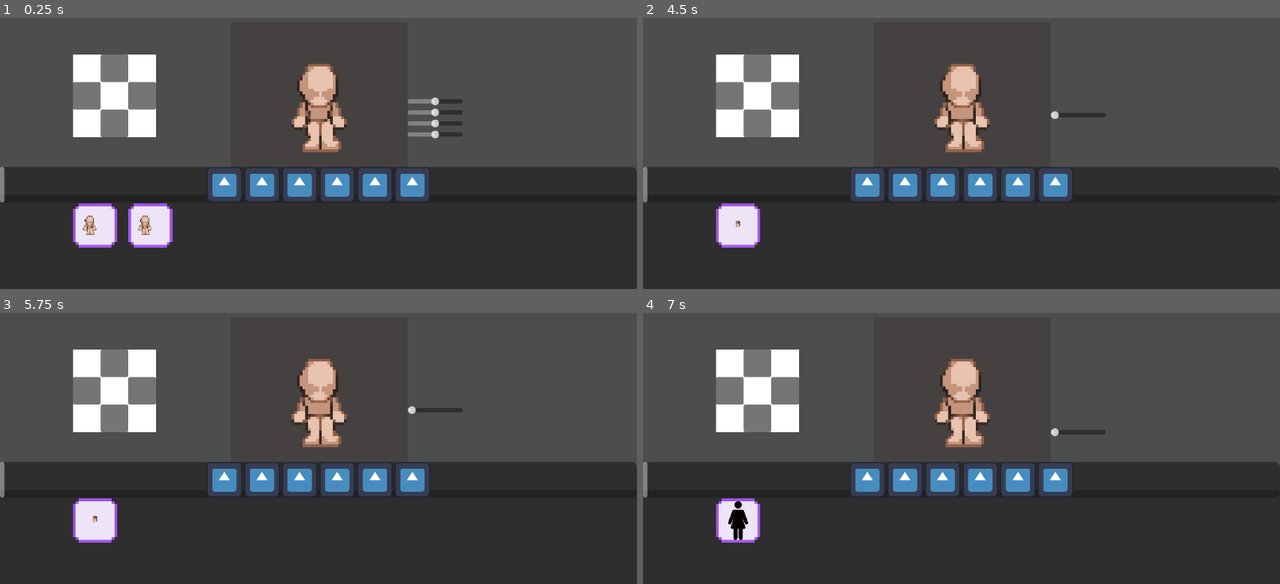
Above: before the commit, frames 1-4 (two rows, left to right).
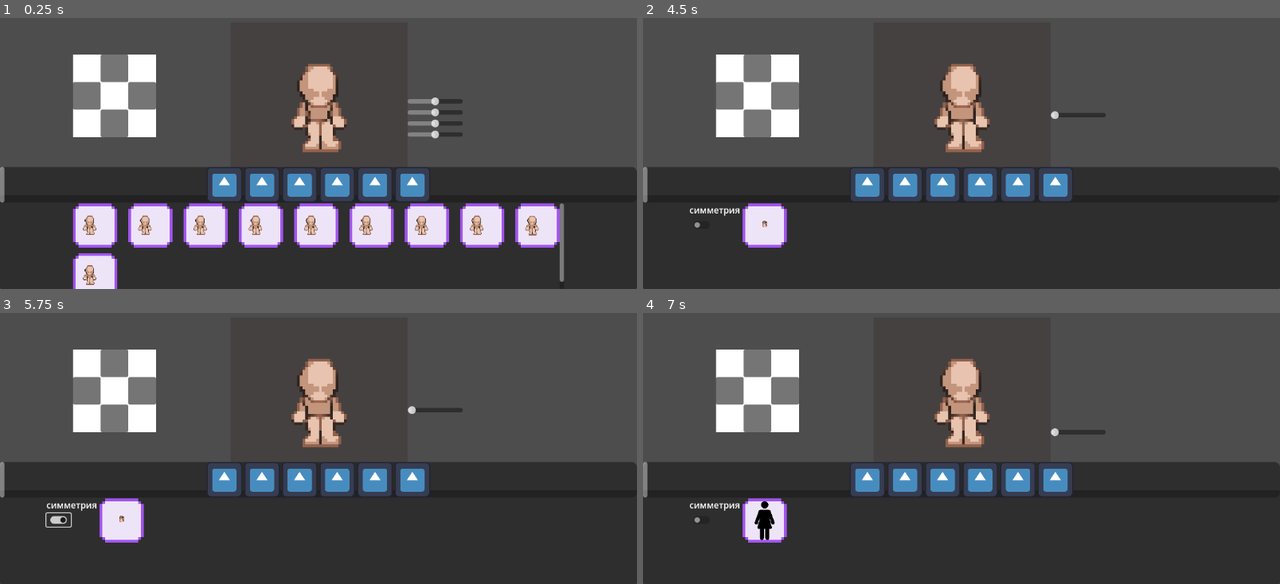
Above: after the commit, the same moments.

Repository: p1petto/CharacterMakerNew
Game: Godot game, scene res://Scenes/maker.tscn
Same seed, same stepped clock (60 frames per second), same inputs: the game is played once before the commit and once after it. The engine's default icon, where the game draws it, is replaced by a stand-in: a white triangle on a blue panel in a dark square.
Inputs (mouse positions are in pixels of both pictures, inside the frame that each line leads up to):
- Up to frame 1 (0.25 s): no input
- Up to frame 2 (4.5 s): click (738, 226) at 0.5 s; click (795, 226) at 1.27 s; click (865, 186) at 2 s; click (846, 226) at 2.77 s; click (904, 186) at 3.52 s; click (942, 186) at 4.27 s
- Up to frame 3 (5.75 s): click (57, 518) at 5.02 s
- Up to frame 4 (7 s): click (980, 481) at 5.77 s; click (1018, 481) at 6.52 s

The runs differ from the first frame. In frame 1, 8.7% of the frame differs, in the area x 11-89%, y 68-100%; in frame 2, 1.6%; in frame 3, 1.7%; in frame 4, 1.6%.

Commit message:
Создание кастомного чекбокса если у элемента есть симметричный элемент

Diff:
--- a/Scenes/UI/CatalogList.tscn
+++ b/Scenes/UI/CatalogList.tscn
@@ -6,7 +6,7 @@
 theme_override_constants/margin_top = 15
 script = ExtResource("1_imphs")
 
-[node name="VBoxContainer" type="VBoxContainer" parent="."]
+[node name="VBoxContainer" type="HBoxContainer" parent="."]
 layout_mode = 2
 size_flags_horizontal = 4
 
--- /dev/null
+++ b/Scenes/UI/custom_check_button.tscn
@@ -0,0 +1,11 @@
+[gd_scene format=3 uid="uid://bd861vwaeggcw"]
+
+[node name="CustomCheckButton" type="VBoxContainer"]
+
+[node name="Label" type="Label" parent="."]
+layout_mode = 2
+text = "симметрия"
+
+[node name="CheckButton" type="CheckButton" parent="."]
+layout_mode = 2
+size_flags_horizontal = 0
--- /dev/null
+++ b/Scenes/UI/link_button.tscn
@@ -0,0 +1,15 @@
+[gd_scene load_steps=3 format=3 uid="uid://cenpkboo0qax8"]
+
+[ext_resource type="Texture2D" uid="uid://c0heyo47vaepq" path="res://Assets/UI/link icons/link.png" id="1_n4b6u"]
+[ext_resource type="Texture2D" uid="uid://cjeu4ffbxs1ap" path="res://Assets/UI/link icons/unlink.png" id="2_0qt7d"]
+
+[node name="LinkButton" type="TextureButton"]
+custom_minimum_size = Vector2(48, 48)
+offset_right = 48.0
+offset_bottom = 48.0
+size_flags_horizontal = 4
+size_flags_vertical = 4
+toggle_mode = true
+texture_normal = ExtResource("1_n4b6u")
+texture_pressed = ExtResource("2_0qt7d")
+ignore_texture_size = true
--- a/Scenes/maker.tscn
+++ b/Scenes/maker.tscn
@@ -84,6 +84,7 @@
 offset_top = -221.0
 grow_horizontal = 2
 grow_vertical = 0
+size_flags_horizontal = 4
 script = ExtResource("4_mledv")
 current_tab = NodePath("CatalogContainer/Body")
 
@@ -94,32 +95,36 @@
 
 [node name="Body" parent="UI/Catalog/CatalogContainer" instance=ExtResource("4_kavcm")]
 layout_mode = 2
-catalog_items = Array[ExtResource("5_sbt4v")]([ExtResource("6_ehmcq"), ExtResource("7_kywax")])
+catalog_items = Array[ExtResource("5_sbt4v")]([ExtResource("6_ehmcq"), ExtResource("7_kywax"), ExtResource("7_kywax"), ExtResource("6_ehmcq"), ExtResource("7_kywax"), ExtResource("6_ehmcq"), ExtResource("7_kywax"), ExtResource("6_ehmcq"), ExtResource("7_kywax"), ExtResource("6_ehmcq")])
 
 [node name="Head" parent="UI/Catalog/CatalogContainer" instance=ExtResource("4_kavcm")]
 visible = false
 layout_mode = 2
 catalog_items = Array[ExtResource("5_sbt4v")]([ExtResource("7_p4rey")])
 
-[node name="LeftArm" parent="UI/Catalog/CatalogContainer" instance=ExtResource("4_kavcm")]
+[node name="LeftArm" parent="UI/Catalog/CatalogContainer" node_paths=PackedStringArray("linked_symmetrical_element") instance=ExtResource("4_kavcm")]
 visible = false
 layout_mode = 2
 catalog_items = Array[ExtResource("5_sbt4v")]([ExtResource("8_r55wq")])
-
-[node name="RightArm" parent="UI/Catalog/CatalogContainer" instance=ExtResource("4_kavcm")]
+linked_symmetrical_element = NodePath("../RightArm")
+
+[node name="RightArm" parent="UI/Catalog/CatalogContainer" node_paths=PackedStringArray("linked_symmetrical_element") instance=ExtResource("4_kavcm")]
 visible = false
 layout_mode = 2
 catalog_items = Array[ExtResource("5_sbt4v")]([ExtResource("9_pxshc")])
-
-[node name="LeftLeg" parent="UI/Catalog/CatalogContainer" instance=ExtResource("4_kavcm")]
+linked_symmetrical_element = NodePath("../LeftArm")
+
+[node name="LeftLeg" parent="UI/Catalog/CatalogContainer" node_paths=PackedStringArray("linked_symmetrical_element") instance=ExtResource("4_kavcm")]
 visible = false
 layout_mode = 2
 catalog_items = Array[ExtResource("5_sbt4v")]([ExtResource("10_1t4ok")])
-
-[node name="RightLeg" parent="UI/Catalog/CatalogContainer" instance=ExtResource("4_kavcm")]
+linked_symmetrical_element = NodePath("../RightLeg")
+
+[node name="RightLeg" parent="UI/Catalog/CatalogContainer" node_paths=PackedStringArray("linked_symmetrical_element") instance=ExtResource("4_kavcm")]
 visible = false
 layout_mode = 2
 catalog_items = Array[ExtResource("5_sbt4v")]([ExtResource("11_lknkn")])
+linked_symmetrical_element = NodePath("../LeftLeg")
 
 [node name="ButtonsScrollContainer" type="HScrollBar" parent="UI/Catalog"]
 custom_minimum_size = Vector2(0, 64.295)
--- a/Scripts/ConditionallyDynamicPart/conditionally_dynamic_part.gd
+++ b/Scripts/ConditionallyDynamicPart/conditionally_dynamic_part.gd
@@ -1,4 +1,6 @@
 extends Node2D
+
+class_name ConditionallyDynamicCharacterPart
 
 @onready var animated_sprite = $AnimatedSprite2D
 
--- a/Scripts/UI/buttons_scroll_container.gd
+++ /dev/null
@@ -1,11 +0,0 @@
-extends HBoxContainer
-
-@onready var catallog = $"../../CatalogContainer"
-
-@export var current_tab: CustomTab
-
-func _ready() -> void:
-	for catalog_item in catallog.get_children():
-		var new_slot = load("res://Scenes/UI/catalog_type_slot.tscn").instantiate()
-		new_slot.tab_name = catalog_item.name
-		add_child(new_slot)
--- a/Scripts/UI/catalog.gd
+++ b/Scripts/UI/catalog.gd
@@ -2,6 +2,7 @@
 
 @onready var catallog_container = $CatalogContainer
 @onready var button_container = $ButtonsScrollContainer/HBoxContainer
+@onready var button_scroll_container = $ButtonsScrollContainer
 
 @export var current_tab: CustomTab
 
@@ -13,8 +14,14 @@
 		new_slot.tab_name = catalog_item.name
 		button_container.add_child(new_slot)
 
-	for catalog_slass in button_container.get_children():
-		catalog_slass.catalog_tab_changed.connect(_on_catalog_tab_changed)
+		if catalog_item.linked_symmetrical_element:
+			var new_check_button = load("res://Scenes/UI/custom_check_button.tscn").instantiate()
+			var container = catalog_item.get_node("VBoxContainer")
+			container.add_child(new_check_button)
+			container.move_child(new_check_button, 0)
+
+	for catalog_class in button_container.get_children():
+		catalog_class.catalog_tab_changed.connect(_on_catalog_tab_changed)
 
 func _on_catalog_tab_changed(tab_name):
 	current_tab.visible = false
--- a/Scripts/UI/catalog_list.gd
+++ b/Scripts/UI/catalog_list.gd
@@ -6,6 +6,8 @@
 @onready var character = $"../../../../SubViewportContainer/SubViewport/Character"
 
 @export var catalog_items: Array[CatalogItem] = []
+
+@export var linked_symmetrical_element: CustomTab
 
 #
 #signal part_changed
Binary file added: Assets/UI/link icons/link.png
Not shown, added: Assets/UI/link icons/link.png.import
Binary file added: Assets/UI/link icons/unlink.png
Not shown, added: Assets/UI/link icons/unlink.png.import
